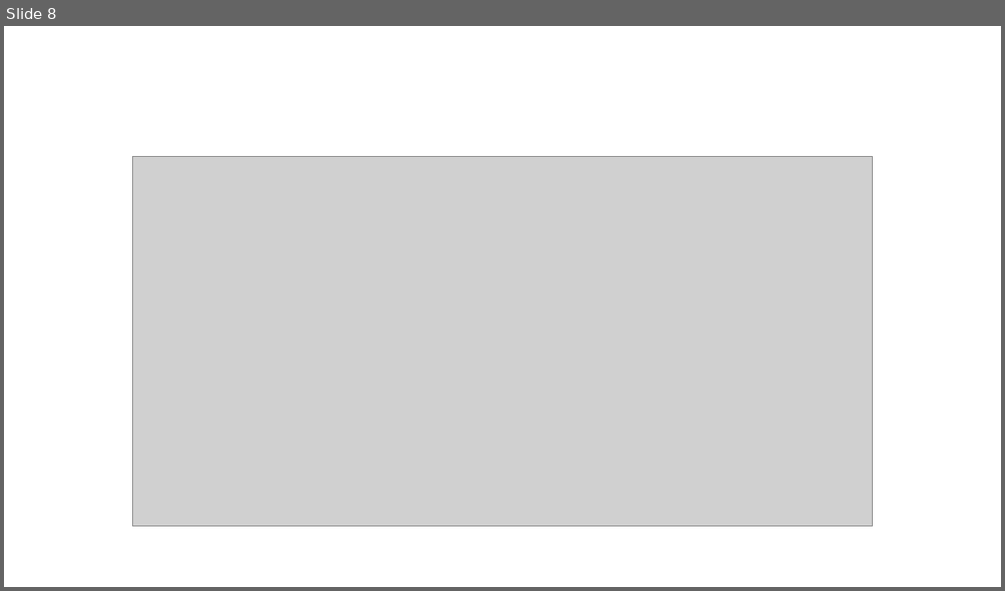
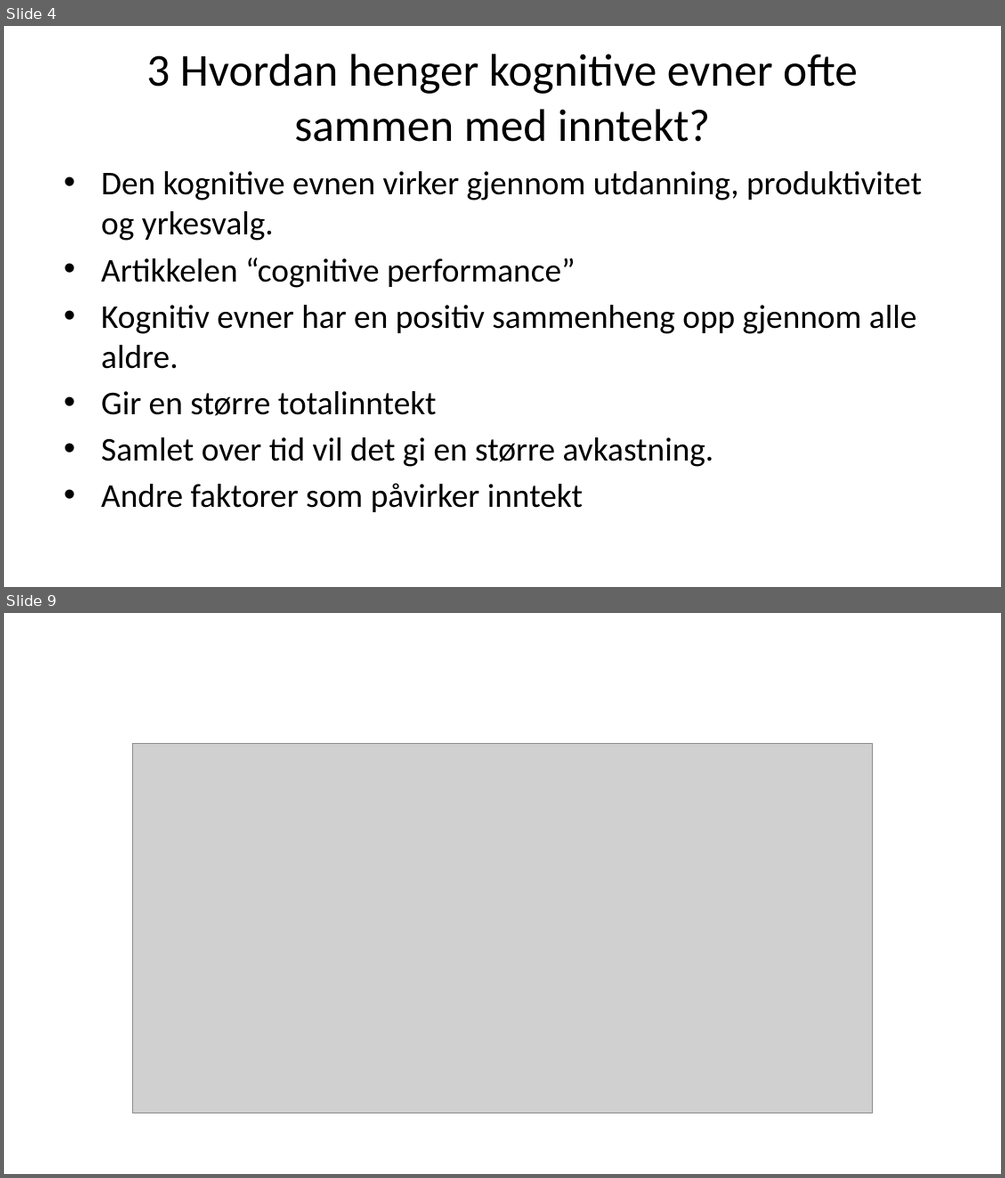
Before and after one commit to H-Vika/MSB105-Assign-2, a slide deck: MSB105 assign 2 presentasjon.pptx. Shown one above the other, each under a label of ours: slide 8 before the commit, slides 4 and 9 after it; the slides between them are not shown. The pictures are 1005x591 and 1005x1178 pixels, drawn with LibreOffice and Linux fonts; fonts in the diff are those of the drawing; grey boxes stand for pictures. Boxes give left, top, right and bottom in pixels: in the first picture for what was removed or moved away, otherwise in the second. Text is boxed around its words. In the diff, an @@ line names an element or a change of style, - is before the commit and + after.

```diff
--- a/MSB105 assign 2 presentasjon.pptx
+++ b/MSB105 assign 2 presentasjon.pptx
@@ slide 4 added at [4, 26, 1001, 587], background #FFFFFF @@
@@ title added at [146, 54, 858, 142], 33 pt, text #000000 @@
+3 Hvordan henger kognitive evner ofte sammen med inntekt?
@@ text added at [101, 171, 922, 512], 24 pt, text #000000 @@
+• Den kognitive evnen virker gjennom utdanning, produktivitet og yrkesvalg.
+• Artikkelen “cognitive performance”
+• Kognitiv evner har en positiv sammenheng opp gjennom alle aldre.
+• Gir en større totalinntekt
+• Samlet over tid vil det gi en større avkastning.
+• Andre faktorer som påvirker inntekt
@@ what was slide 8 is now slide 9 @@
```
Also in this commit, not shown: 11 slides changed, 1 other slide added, 1 slide removed, 1 other file.
